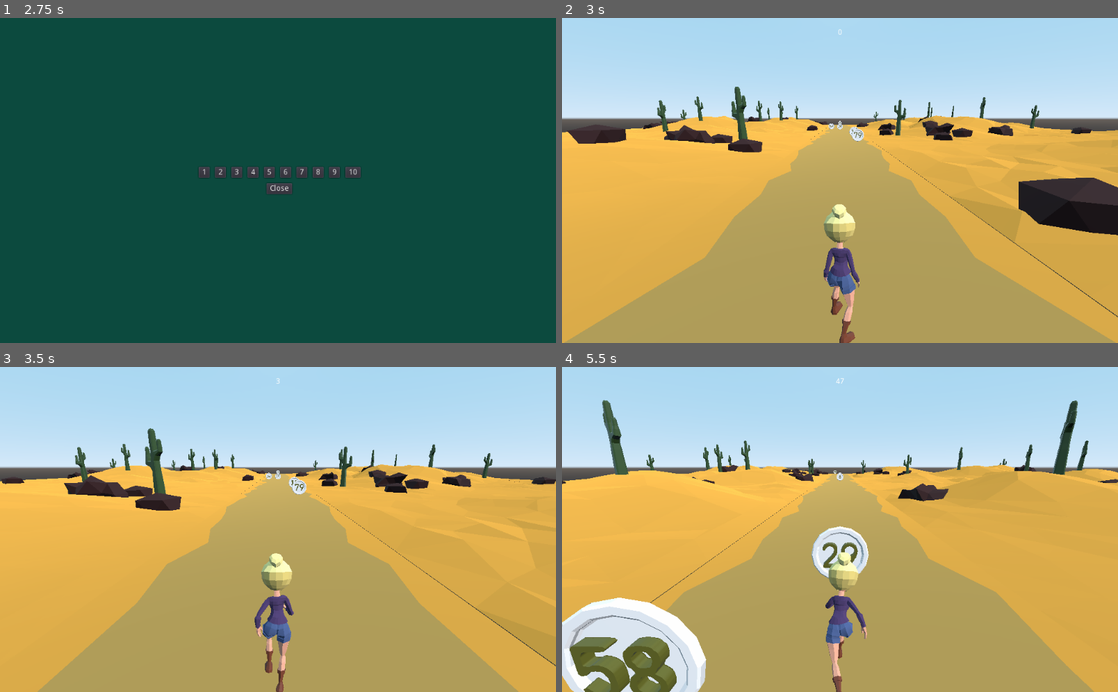
Above: before the commit, frames 1-4 (two rows, left to right).
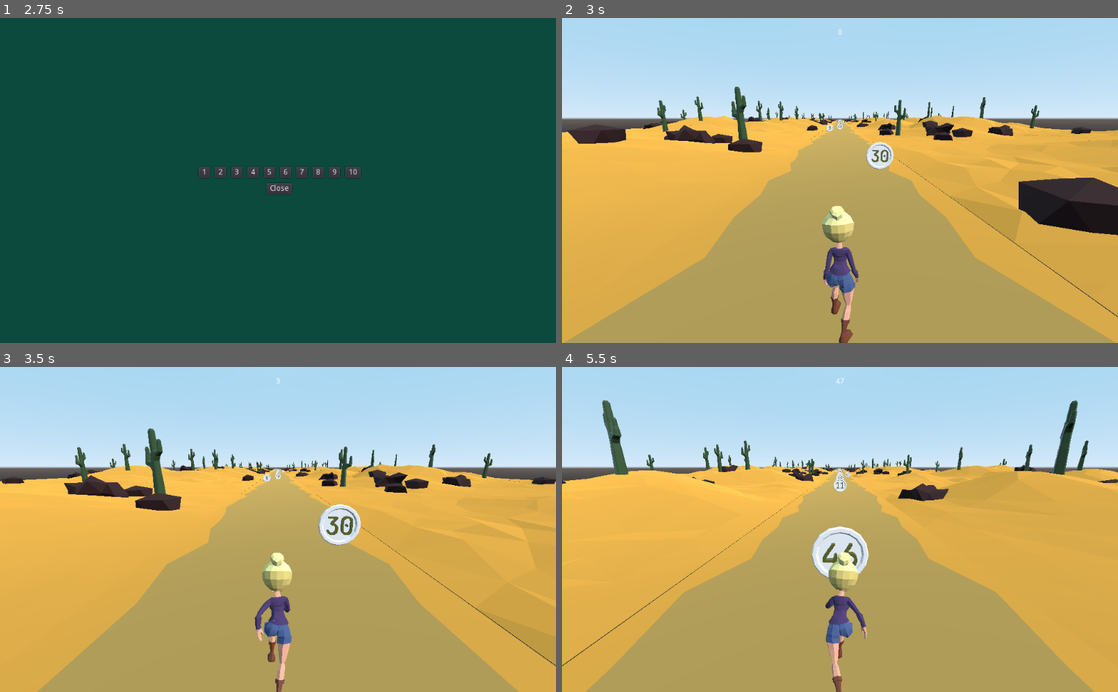
Above: after the commit, the same moments.

Repository: rans0000/math-runner
Game: Godot game, scene res://ui/MainMenu/MainMenu.tscn
Same seed, same stepped clock (60 frames per second), same inputs: the game is played once before the commit and once after it.
Inputs:
- Up to frame 1 (2.75 s): click "1 Player" at 0.5 s; click "1 Player" at 1.25 s; click "2 Player" at 2 s
- Up to frame 2 (3 s): click "1" at 2.75 s
- Up to frame 3 (3.5 s): no input
- Up to frame 4 (5.5 s): no input

Frame 1 is identical in both runs. In frame 2, 1.3% of the frame differs, in the area x 23-95%, y 28-100%; in frame 3, 1.8%; in frame 4, 7.1%, in the area x 0-68%, y 27-100%.

Commit message:
adjust coin position

Diff:
--- a/Environment/Desert/Desert.gd
+++ b/Environment/Desert/Desert.gd
@@ -2,7 +2,7 @@
 
 const BLOCK_WIDTH = 50/2
 const ROAD_WIDTH = 3.5/2
-const MIN_COIN_DISTANCE = 15
+const MIN_COIN_DISTANCE = 5
 
 onready var sand_left = $DesertSand1
 onready var sand_right = $DesertSand2
@@ -28,8 +28,8 @@
 
 func place_coins():
 	var board_width = BLOCK_WIDTH * 2
-	var z_pos = Global.rng.randi_range(0, board_width)
-	while z_pos < board_width:
+	var z_pos = Global.rng.randi_range(MIN_COIN_DISTANCE, board_width - MIN_COIN_DISTANCE)
+	while z_pos < (board_width - MIN_COIN_DISTANCE):
 		var side = Global.rng.randi_range(-1,1)
 		var coin = coin_scene.instance()
 		var t_pos = z_pos - BLOCK_WIDTH
--- a/Player/Player.gd
+++ b/Player/Player.gd
@@ -109,11 +109,11 @@
 	var lerpMax = 0
 	if speed < 0.5:
 		lerpMax = STANCE_IDLE
-	elif speed < 5:
+	elif speed < FORWARD_SPEED_PENALTY + 1:
 		lerpMax = STANCE_WALK
 	else:
 		lerpMax = STANCE_RUN
-	animation_tree.set(anim_stance, lerp(stance,lerpMax, 0.05))
+	animation_tree.set(anim_stance, lerp(stance,lerpMax, 0.1))
 	pass
 
 
--- a/Player/Player.tscn
+++ b/Player/Player.tscn
@@ -16,7 +16,7 @@
 
 [sub_resource type="AnimationNodeOneShot" id=2]
 filter_enabled = true
-filters = [ "Armature/Skeleton:mixamorig_head", "Armature/Skeleton:mixamorig_left_arm", "Armature/Skeleton:mixamorig_left_fore_arm", "Armature/Skeleton:mixamorig_left_shoulder", "Armature/Skeleton:mixamorig_neck", "Armature/Skeleton:mixamorig_right_arm", "Armature/Skeleton:mixamorig_right_fore_arm", "Armature/Skeleton:mixamorig_right_shoulder", "Armature/Skeleton:mixamorig_spine", "Armature/Skeleton:mixamorig_spine_1", "Armature/Skeleton:mixamorig_spine_2" ]
+filters = [ "Armature/Skeleton:mixamorig_head", "Armature/Skeleton:mixamorig_neck", "Armature/Skeleton:mixamorig_spine_2" ]
 
 [sub_resource type="AnimationNodeAnimation" id=3]
 animation = "Player-idle-loop"
@@ -62,7 +62,7 @@
 filters = [ "Armature/Skeleton:mixamorig_head", "Armature/Skeleton:mixamorig_left_arm", "Armature/Skeleton:mixamorig_le …(306 unchanged characters)…
 
 [sub_resource type="AnimationNodeBlendTree" id=13]
-graph_offset = Vector2( -123.6, -27.2 )
+graph_offset = Vector2( -18, 31 )
 nodes/anim_coin_hit/node = SubResource( 1 )
 nodes/anim_coin_hit/position = Vector2( -160, 280 )
 nodes/anim_head_hit_oneshot/node = SubResource( 2 )
@@ -133,6 +133,7 @@
 [node name="Camera" type="Camera" parent="."]
 transform = Transform( 1, 0, 0, 0, 0.965926, 0.258819, 0, -0.258819, 0.965926, 0, 2.6, 2.419 )
 current = true
+far = 500.0
 
 [node name="FrontFeeler" type="RayCast" parent="."]
 transform = Transform( 1, 0, 0, 0, 1, 0, 0, 0, 1, 0, 5, -250 )
